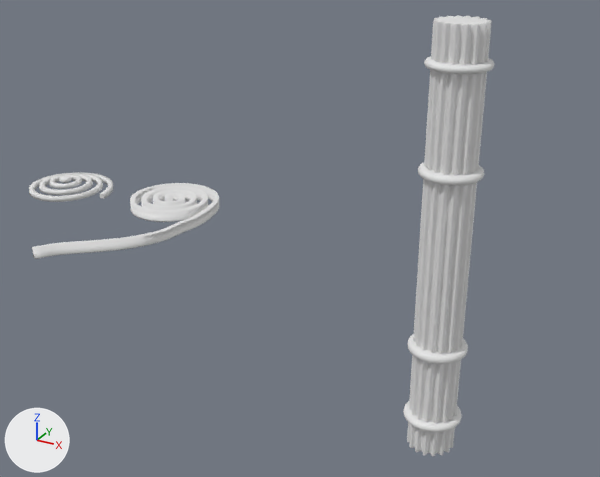
The Blender file blender files/street-light.blend: old version first, new version second.
Both versions are drawn from a 50 mm camera at (3.42, -10.53, 7.31) aimed at (-3.4, 1.86, 1.11). Arrows for +X, +Y and +Z are at lower left; the lights stay in place.

Names of what the first picture shows: 'Cylinder', 'Spiral.001', 'Spiral.002'.
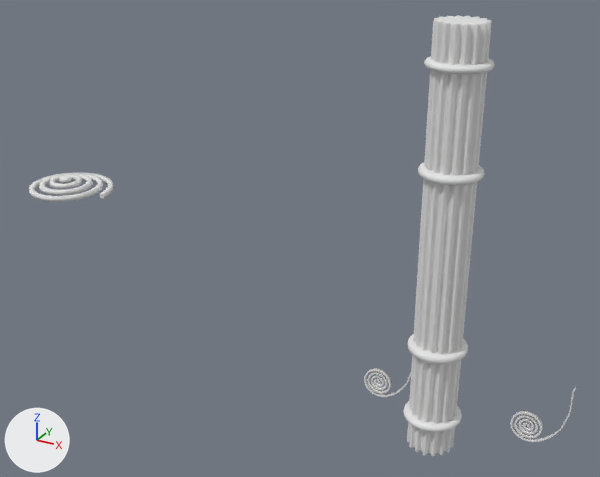
Commit message: kept making experiments with spirals

Boxes (x1, y1, x2, y2) around the edits, measured in the pictures (600 x 477 px):
'Spiral.001', reshaped, moved, turned, rescaled
    before: (32, 183, 220, 259)
    after: (364, 368, 411, 397)
'Spiral.003', added
    after: (510, 387, 576, 442)

The change, as a diff of the scene's bpy script:
```diff
--- a/blender files/street-light.blend.py
+++ b/blender files/street-light.blend.py
@@ me_spiral_003 @@
 # used by ob_spiral_001; location = (-7.25, 3.1, 0.61); scale = (1.0, 1.0, 0.144)
-me_spiral_003.from_pydata(...)  # 746 vertices, 736 faces, 3 loose edges; spans x -0.94..1.13, y -3.46..0.96, z -0.19..1.6
+me_spiral_003.from_pydata(...)  # 750 vertices, 748 faces; spans x -0.8..1.79, y -3.38..1.43, z -0.19..1.6
+# me_spiral_003 part 1: the loose piece of 738 vertices spanning x -0.94..1.13, y -3.46..0.96, z -0.19..1.6 is rebuilt with 750 vertices and now spans x -0.8..1.79, y -3.38..1.43, z -0.19..1.6
@@ me_spiral_001 @@
+me_spiral_001.from_pydata(...)  # 750 vertices, 748 faces; spans x -0.8..1.79, y -3.38..1.43, z -0.19..1.6
@@ ob_spiral_001 @@
 ob_spiral_001 = bpy.data.objects.new('Spiral.001', me_spiral_003)
-ob_spiral_001.location = (-7.25, 3.1, 0.61)
-ob_spiral_001.scale = (1.0, 1.0, 0.144)
+ob_spiral_001.location = (-0.93, -0.03, 0.04)
+ob_spiral_001.rotation_euler = (-1.571, 0.967, 0.0)  # degrees (-90, 55, 0)
+ob_spiral_001.scale = (0.253, 0.253, 0.0364)
@@ ob_spiral_003 @@
+ob_spiral_003 = bpy.data.objects.new('Spiral.003', me_spiral_001)
+ob_spiral_003.location = (1.46, -0.03, 0.04)
+ob_spiral_003.rotation_euler = (-1.571, 0.967, 0.0)  # degrees (-90, 55, 0)
+ob_spiral_003.scale = (0.253, 0.253, 0.0364)
```
